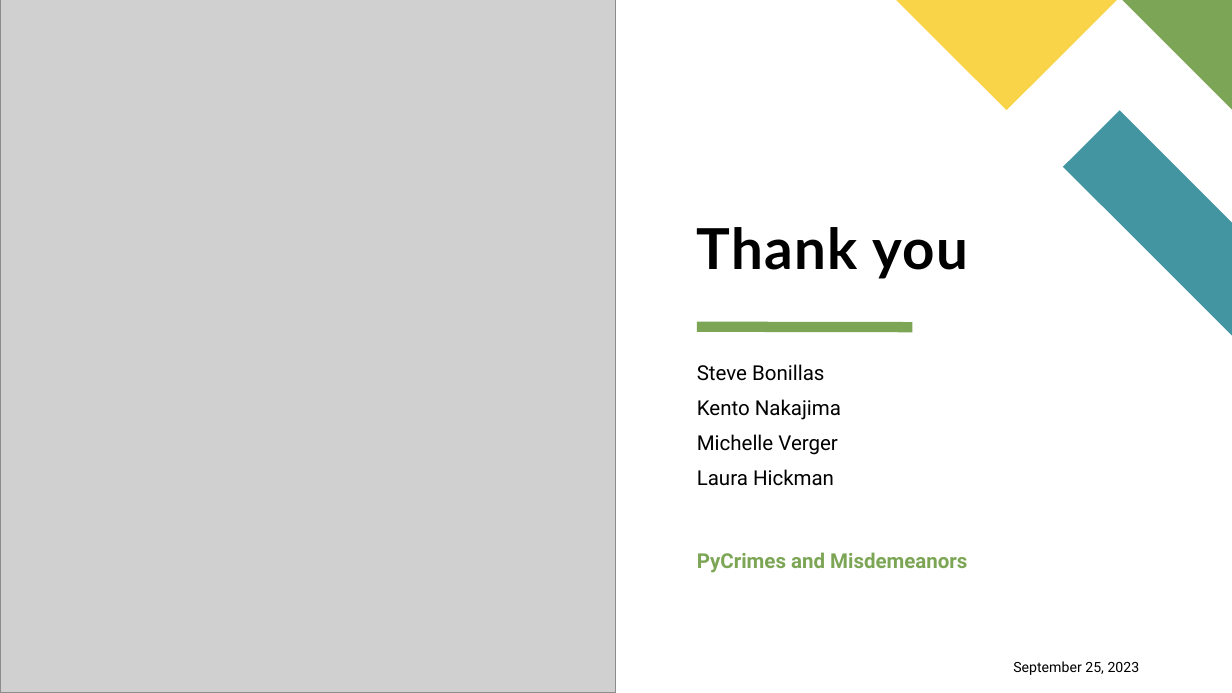
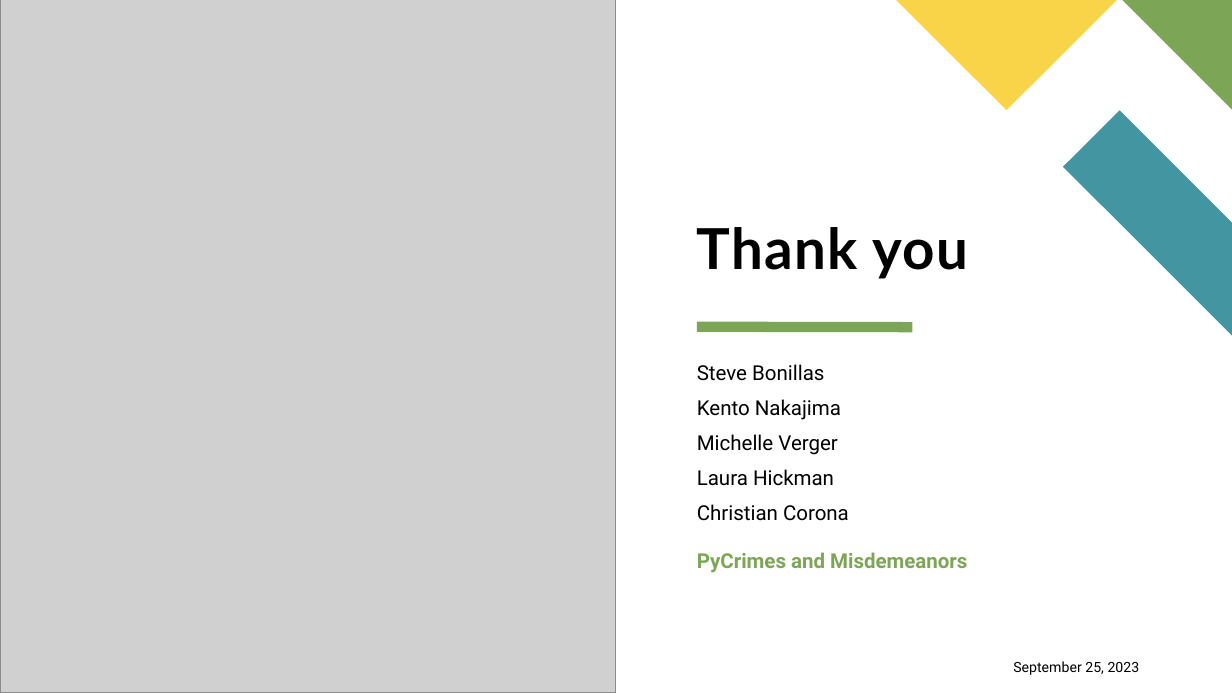
Before and after one commit to S-Bonillas/P1-PyCrimes_and_Misdemeanors, a slide deck: slide 19 of PyCrimes_Final/PyCrimes_Presentation.pptx. Drawn at 1232x693 pixels with LibreOffice and Linux fonts; fonts in the diff are those of the drawing; grey boxes stand for pictures. Boxes give left, top, right and bottom in pixels: in the first picture for what was removed or moved away, otherwise in the second. Text is boxed around its words. In the diff, an @@ line names an element or a change of style, - is before the commit and + after.

```diff
--- a/PyCrimes_Final/PyCrimes_Presentation.pptx
+++ b/PyCrimes_Final/PyCrimes_Presentation.pptx
@@ subtitle at [697, 504, 849, 521]: paragraph added @@
+Christian Corona
```
Also in this commit, not shown: 3 other slides changed, 1 other file.
